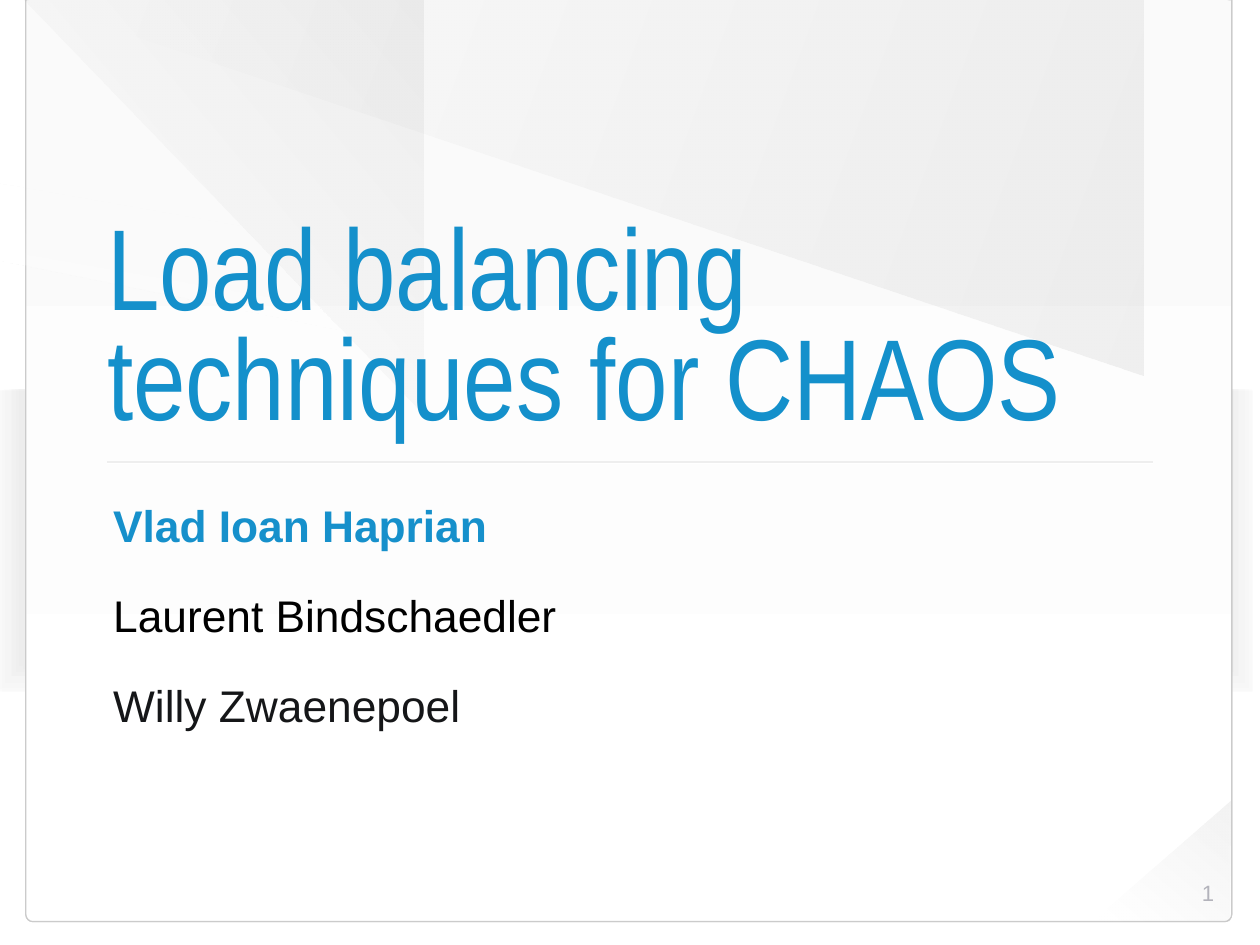
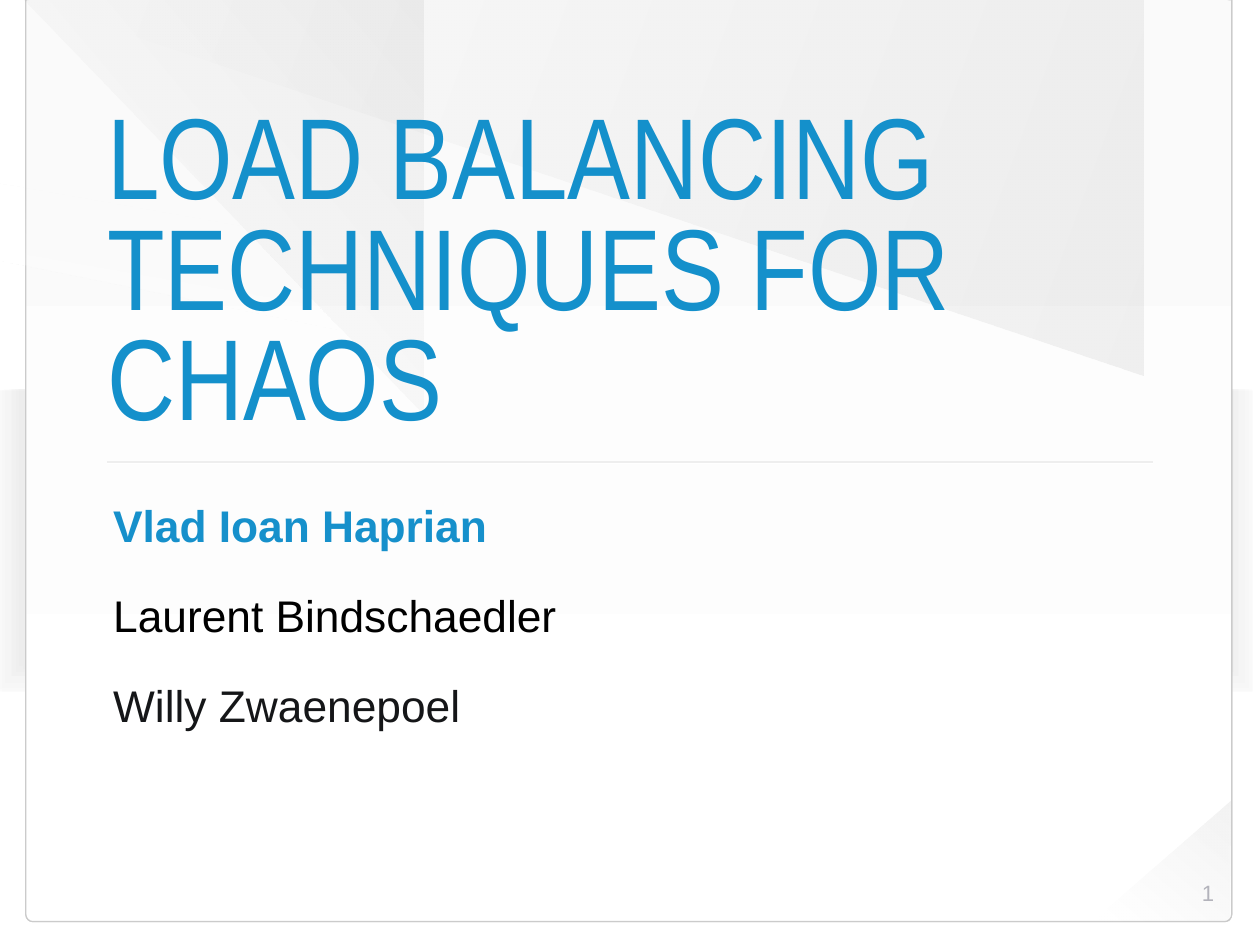
Before and after one commit to HaprianVlad/chaos, a slide deck: slide 1 of presentation.odp. Drawn at 1260x945 pixels with LibreOffice and Linux fonts; fonts in the diff are those of the drawing; background and template pictures are left out. Boxes give left, top, right and bottom in pixels: in the first picture for what was removed or moved away, otherwise in the second. Text is boxed around its words. In the diff, an @@ line names an element or a change of style, - is before the commit and + after.

```diff
--- a/presentation.odp
+++ b/presentation.odp
@@ title at box(107, 118, 950, 421): text changed @@
-Load balancing techniques for CHAOS
+LOAD BALANCING TECHNIQUES FOR CHAOS
```
Also in this commit, not shown: 3 other slides changed, 3 other files.
